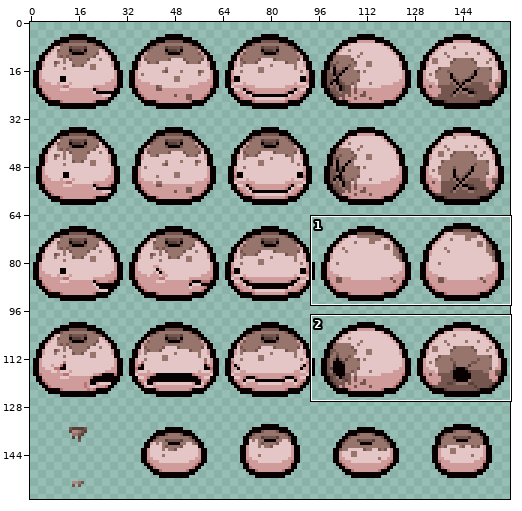
File history of a sprite sheet, resources/gfx/monsters/larrykingjr/monster_larry_king_jr.png. The picture above shows the old version from afar; the outline marks the close-up.
Close-up. Old version:
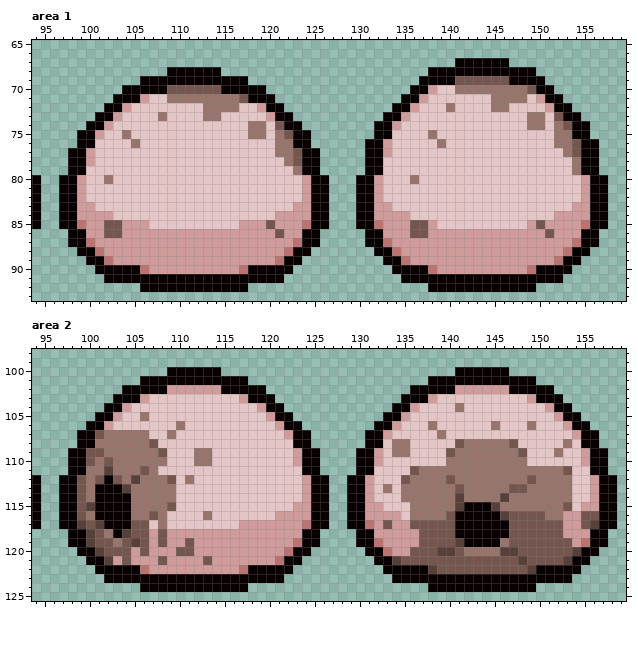
The file is 160x160 pixels. Shown: area 1: x 94..159, y 65..93; area 2: x 94..159, y 98..125. The wide view leaves out empty margins. The commit also changed other parts of the picture, which this record leaves out.
The same view after the edit:
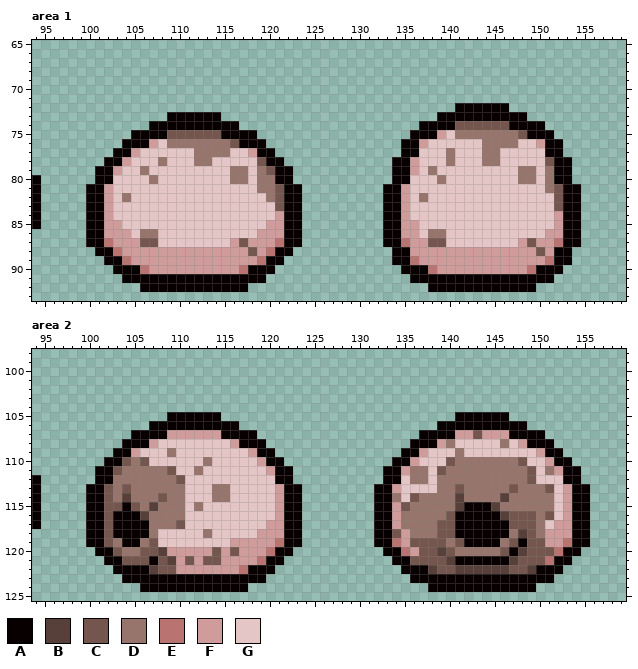
Palette (. is transparent): A #080000  B #57403a  C #74564e  D #98756c  E #b97371  F #cf9c9b  G #e3c6c5
Difference:
Changed rows in their new state; - is an unchanged pixel.
Area 1:
first column x 97:
67 --------------------------------------------......-----------
68 ------------......-----------------------............--------
69 ---------............-------------------..............-------
70 -------................----------------................------
71 ------..................--------------..................-----
72 -----....................------------.......AAAAAA.......----
73 ----........AAAAAA........----------......AAAAAAAAAA......---
74 ---.......AAAAAAAAAA.......--------.....AAAACCCCCCAAAA.....--
75 --......AAAACCCCCCAAAA......-------....AAAF-DDDDDDDCAAA....--
76 --.....AAAF-DDDDDDDCAAA.....------....AAF-G----DDDD--FAA....-
77 -.....AAF------DDDD--FAA.....-----....AA---D---DD-----AA....-
78 -....AAF---D---DD-----CAA....-----...AAF---D---DD-----CAA...-
79 -...AAF--D---------DD-DCAA...-----...AAF-D---------DD-DAA...-
80 ....AA----D--------DD-DDAA....---....AAG--D--------DD-DAA....
81 ...AAF----------------DDCAA...---...AAF---------------DCAA...
82 ...AAF-D---------------DCAA...---...AAF-D--------------CAA...
83 ...AAF------------------CAA...---...AAF----------------CAA...
84 ...AA--------------------AA...---...AA------------------AA...
85 ...AAFFGGG----------GGGF-AA...---...AA-FGG----------GGG-AA...
86 -..AAFF-GDDGGGGGGGGGGG--FAA..-----..AA-FGDDGGGGGGGGGGGF-AA..-
87 -..AAE---CCGGGGGGGG-C---EAA..-----..AAE--CCGGGGGGGG-C--EAA..-
88 --..AAE--------------C-EAA..-------..AA--------------C-AA..--
89 ---..AAE--------------EAA..---------.-AE--------------EA-.---
90 ----..------------------..-----------.------------------.----
91 -----..----------------..-------------.----------------.-----
Area 2:
first column x 97:
100 ------------......--------------------------......------------
101 ---------............--------------------............---------
102 -------................----------------................-------
103 ------..................--------------..................------
104 -----....................------------....................-----
105 ----........AAAAAA........----------........AAAAAA........----
106 ---.......AAAAAAAAAA.......--------.......AAAAAAAAAA.......---
107 --......AAAAFFFFFFAAAA......------......AAAAFFCFFFAAAA......--
108 --.....AAAF--------FAAA.....------.....AAAFDGGGGG-GFAAA.....--
109 -.....AAFGGGD--GG----FAA.....----.....AAF--G-GGGGGGG-FAA.....-
110 -....AAC-CGG---G------FAA....----....AAF---C-------C--FAA....-
111 -...AAC--D-DC--D-------FAA...----...AAFD-GC---------CG-FAA...-
112 ....A-D-D---DCG---------AA....--....AAG--G-D---------GGGAA....
113 ...A-CDC-----D---DD-----FAA...--...AAFGGGG---------D--CGFAA...
114 ...A-CDB---C-D---DD-----FAA...--...AADGC---------------GFAA...
115 ...A-CC-C-B-DD-D--------FAA...--...AAFC----------------GFAA...
116 ...A-C--ABD-DD--G--------AA...--...AA-D--------------DCG-AA...
117 ...AAC--AAD-DC------GGG--AA...--...AA-DDDD-----------DGF-AA...
118 -..AAC-AAADGGGGGDGGGGG---AA..----..AAC-DDD--------DB-DFF-AA..-
119 -..AA--AADCGGGGGGGG-----EAA..----..AAE-C---DC------A--FFEAA..-
120 --..AA-DD-CB-FF--C-C---EAA..------..AAEF---CD----CAB---EAA..--
121 ---..AA-CCA-B-C--C----EAA..--------..AA----BAAAAAABC--EAA..---
122 ----..---ABCC-----------..----------..------BBBBBB------..----
123 -----..----------------..------------..----------------..-----
Where, in picture pixels (left, top, right, bottom), the same in both close-ups:
changed: (356, 58, 608, 283)
changed: (59, 67, 329, 283)
changed: (59, 367, 617, 583)
